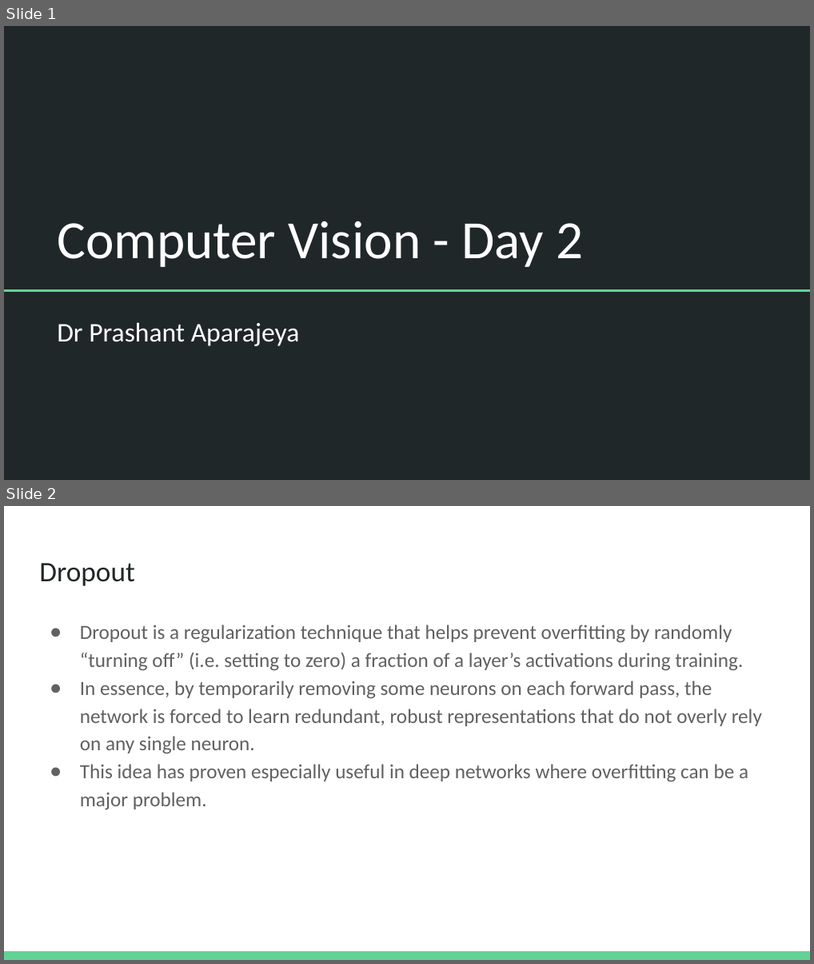
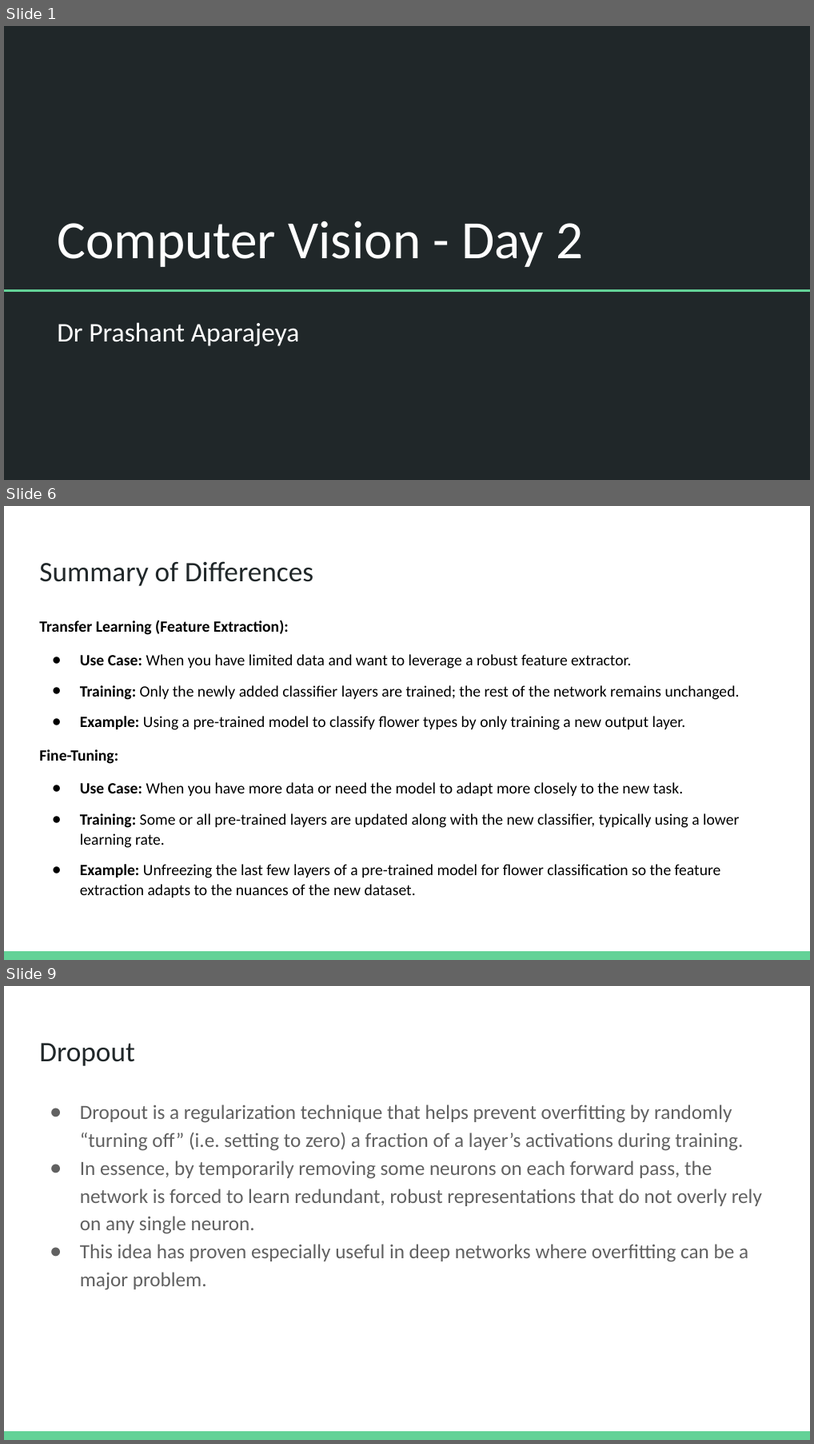
Before and after one commit to Hasan-Shahid/KA-Advanced-Ai-2025, a slide deck: Slides/Extra Slides/Computer Vision - Day 2.pptx. Shown one above the other, each under a label of ours: slides 1 and 2 before the commit, slides 1, 6 and 9 after it; the slides between them are not shown. The pictures are 814x964 and 814x1444 pixels, drawn with LibreOffice and Linux fonts; fonts in the diff are those of the drawing. Boxes give left, top, right and bottom in pixels: in the first picture for what was removed or moved away, otherwise in the second. Text is boxed around its words. In the diff, an @@ line names an element or a change of style, - is before the commit and + after.

```diff
--- a/Slides/Extra Slides/Computer Vision - Day 2.pptx
+++ b/Slides/Extra Slides/Computer Vision - Day 2.pptx
@@ slide 6 added at <box>4,506,810,960</box>, background #FFFFFF; not listed: 1 template element that a slide beside it also shows @@
@@ title added at <box>39,561,314,586</box>, 25.2 pt, text #202729 @@
+Summary of Differences
@@ text added at <box>39,620,740,897</box>, 14 pt, text #000000 @@
+Transfer Learning (Feature Extraction):
+● Use Case: When you have limited data and want to leverage a robust feature extractor.
+● Training: Only the newly added classifier layers are trained; the rest of the network remains unchanged.
+● Example: Using a pre-trained model to classify flower types by only training a new output layer.
+Fine-Tuning:
+● Use Case: When you have more data or need the model to adapt more closely to the new task.
+● Training: Some or all pre-trained layers are updated along with the new classifier, typically using a lower learning rate.
+● Example: Unfreezing the last few layers of a pre-trained model for flower classification so the feature extraction adapts to the nuances of the new dataset.
@@ what was slide 2 is now slide 9 @@
```
Also in this commit, not shown: 8 other slides added, 10 other files.
